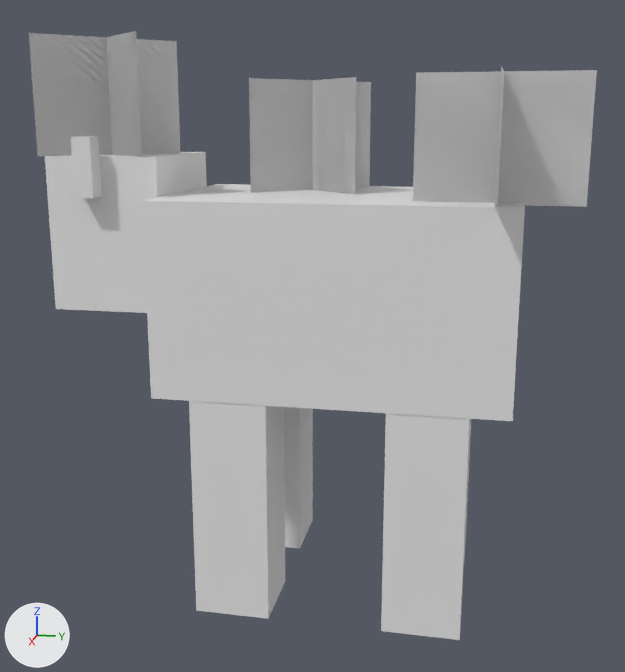
One commit to the Blender file cow mooshrum/mooshroom.blend: the scene before it, then after it.
One viewpoint serves both versions: a camera (50 mm lens) standing at (9.16, 1.47, 5.11) and looking at (0.21, -0.32, 2.87). The axes (+X, +Y, +Z) are drawn at lower left. The lights are the same throughout.
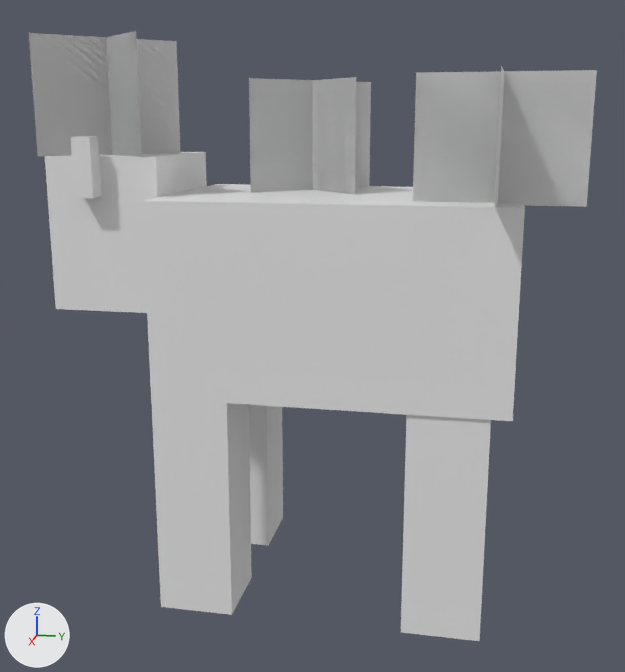
Where the newer file only moved an object's origin or applied its transform, the numbers keep the older frame.

The change in detail:
Object 'Cube.007' (ob_cube_007) moves from (-0.8, -1.0, 1.21) to (-0.8, -1.4, 1.21).
Object 'Cube.006' (ob_cube_006) moves from (0.79, -1.0, 1.21) to (0.8, -1.4, 1.21).
Object 'Cube.005' (ob_cube_005) moves from (0.79, 1.0, 1.21) to (0.78, 1.2, 1.21).

Changed parts and their boxes (x1, y1, x2, y2) in the pictures (625 x 672 px):
'Cube.006', moved: before (189, 401, 285, 619); after (151, 398, 252, 615)
'Cube.005', moved: before (381, 413, 470, 640); after (401, 415, 491, 641)
'Cube.007', moved: before (284, 407, 313, 548); after (248, 405, 283, 545)
